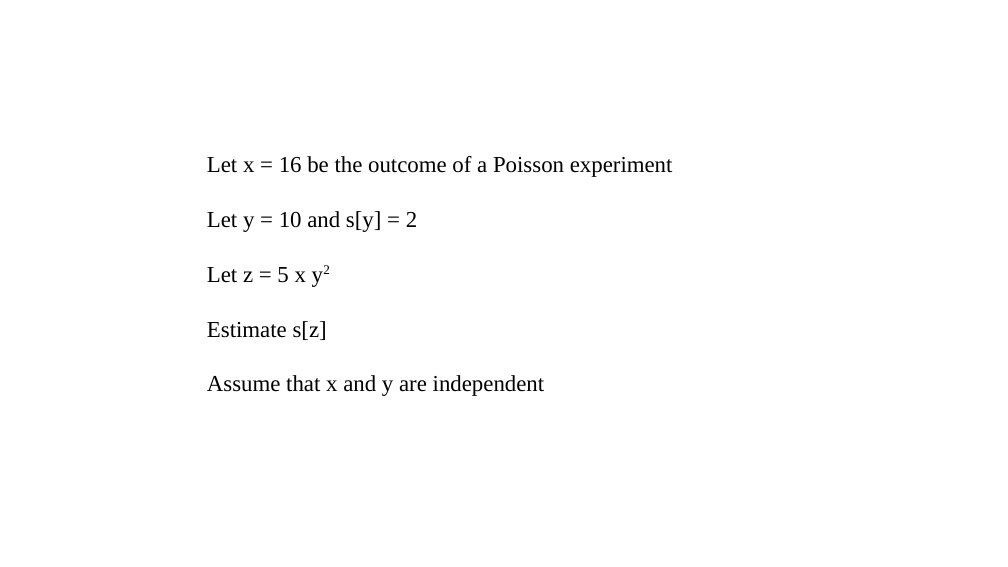
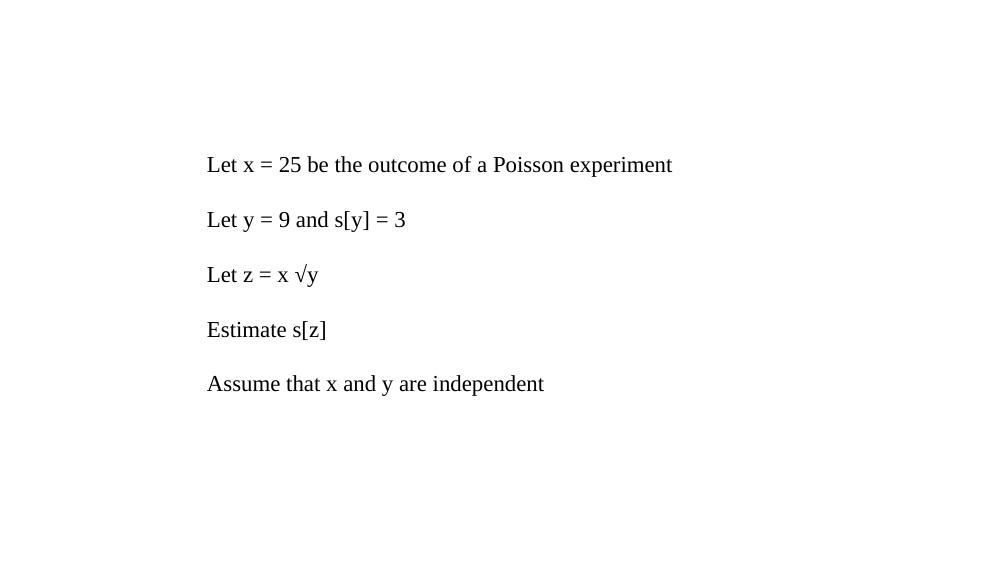
Before and after one commit to pvermees/geostats, a slide deck: slide 68 of slides/quizzes.odp. Drawn at 1008x567 pixels with LibreOffice and Linux fonts; fonts in the diff are those of the drawing. Boxes give left, top, right and bottom in pixels: in the first picture for what was removed or moved away, otherwise in the second. Text is boxed around its words. In the diff, an @@ line names an element or a change of style, - is before the commit and + after.

```diff
--- a/slides/quizzes.odp
+++ b/slides/quizzes.odp
@@ text at [207, 156, 673, 287]: text changed @@
-Let x = 16 be the outcome of a Poisson experiment
-Let y = 10 and s[y] = 2
-Let z = 5 x y2
+Let x = 25 be the outcome of a Poisson experiment
+Let y = 9 and s[y] = 3
+Let z = x √y
```
Also in this commit, not shown: 1 other slide changed, 2 slides added, 2 slides removed, 2 other files.
